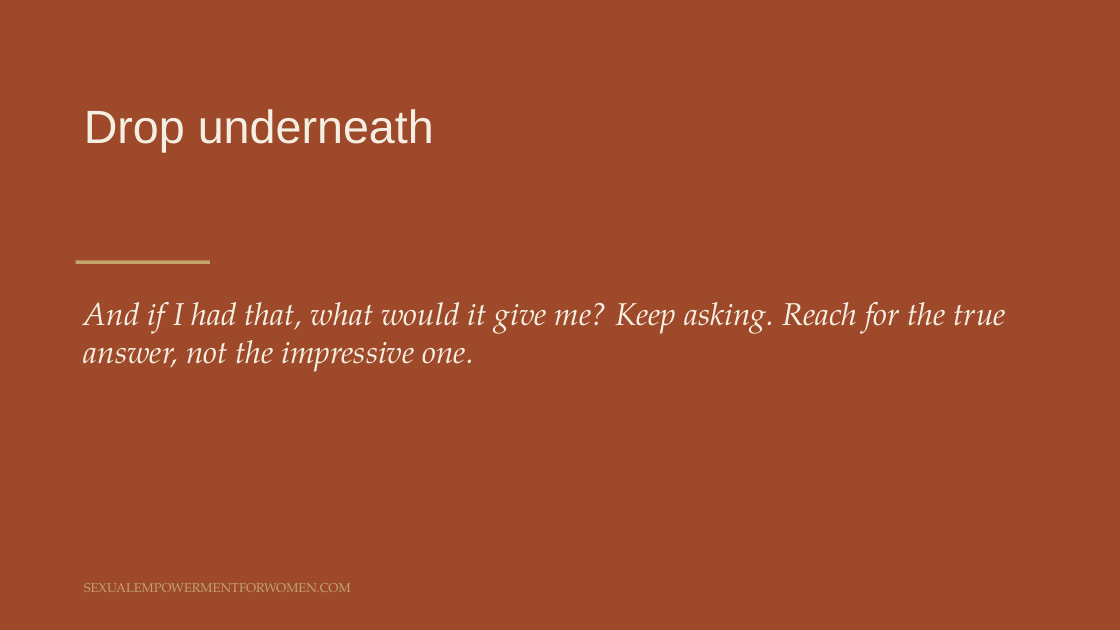
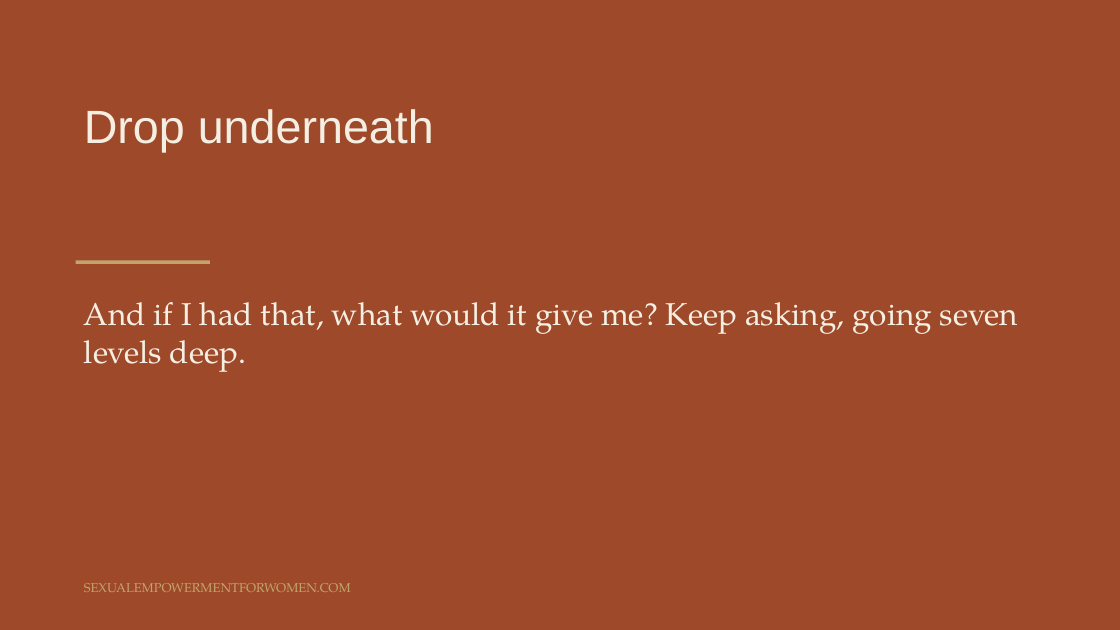
Before and after one commit to tarisha-starr/GitHub-folder, a slide deck: slide 18 of content/sessions/slides/Session-1-Coming-Home-to-Yourself.pptx. Drawn at 1120x630 pixels with LibreOffice and Linux fonts; fonts in the diff are those of the drawing. Boxes give left, top, right and bottom in pixels: in the first picture for what was removed or moved away, otherwise in the second. Text is boxed around its words. In the diff, an @@ line names an element or a change of style, - is before the commit and + after.

```diff
--- a/content/sessions/slides/Session-1-Coming-Home-to-Yourself.pptx
+++ b/content/sessions/slides/Session-1-Coming-Home-to-Yourself.pptx
@@ text at (x1=84, y1=302, x2=1018, y2=372): text changed; italic off @@
-And if I had that, what would it give me? Keep asking. Reach for the true answer, not the impressive one.
+And if I had that, what would it give me? Keep asking, going seven levels deep.
```
Also in this commit, not shown: 15 other slides changed, 2 other files.
